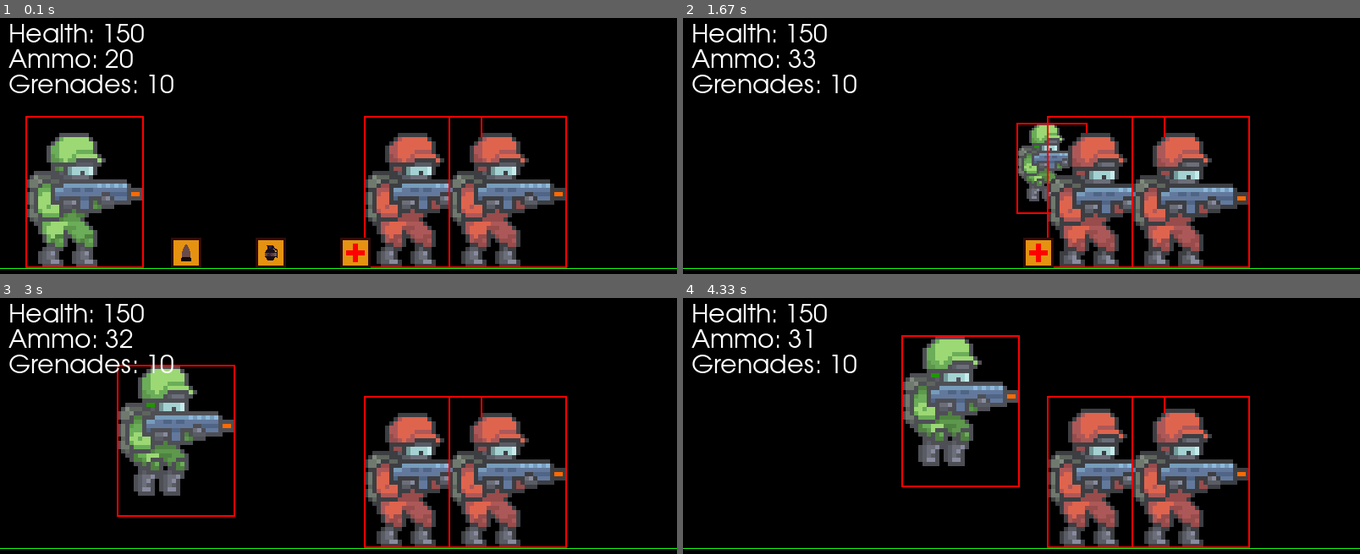
Above: before the commit, frames 1-4 (two rows, left to right).
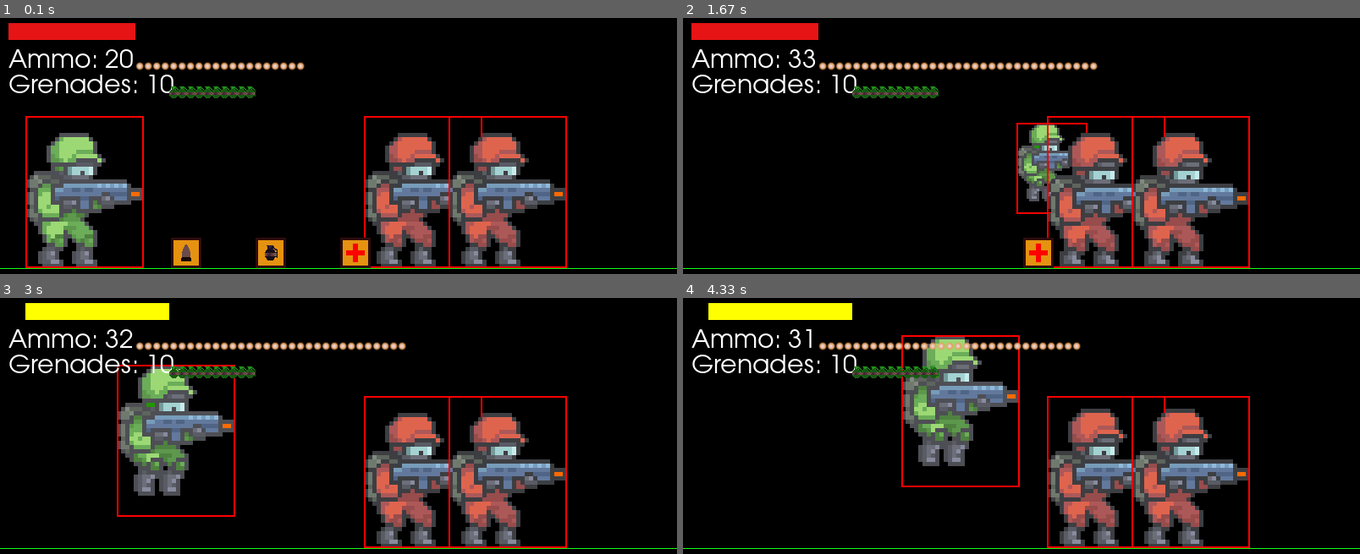
Above: after the commit, the same moments.

Repository: olibark/ALEVEL
Game: pygame game, started from PyGame/PART2ON/main.py
The game is run twice, just before and just after one commit, with the same random seed, the same clock (stepped at 60 frames per second) and the same inputs.
Inputs:
- Up to frame 1 (0.1 s): no input
- Up to frame 2 (1.67 s): tap J at 0.33, 0.82 s; hold D 0.67-1.13 s; tap Space at 0.73, 1.03, 1.23, 1.53 s; hold D 1.17-1.63 s; tap Shift at 1.32 s
- Up to frame 3 (3 s): hold A 1.67-2.2 s; tap Space at 1.73, 2.03, 2.3, 2.6, 2.73 s; hold A 2.23-2.63 s; tap J at 2.38 s; hold D from 2.67 s (still down); tap Shift at 2.82 s
- Up to frame 4 (4.33 s): tap Space at 3.03, 3.4, 3.7, 3.9, 4.2 s; release D at 3.3 s; hold A 3.33-3.8 s; hold D 3.83-4.3 s; tap J at 3.98 s

The runs differ from the first frame. In frame 1, 2.5% of the frame differs, in the area x 1-45%, y 1-32%; in frame 2, 2.9%; in frame 3, 3.0%, in the area x 1-60%, y 1-32%; in frame 4, 3.0%.

Commit message:
commit for code

Diff:
--- a/PyGame/PART2ON/background.py
+++ b/PyGame/PART2ON/background.py
@@ -10,7 +10,30 @@
     img = textFont.render(text, True, colour)
     screen.blit(img, (x, y))
 
-def drawBars(player, screen):
-    drawText(f"Health: {player.health}", c.WHITE, screen, 10, 10)
+class DrawHealthBar:
+    def __init__(self, x, y, health, maxHealth, extraHealth, screen):
+        self.x = x
+        self.y = y
+        self.health = health
+        self.maxHealth = maxHealth
+        self.extraHealth = extraHealth
+    def draw(self, health, player, screen):
+
+        self.health = health
+        if not player.extraHealth:
+            ratio = self.health / self.maxHealth - 50
+            pygame.draw.rect(screen, c.RED, (self.x, self.y, 150, 20))
+            pygame.draw.rect(screen, c.GREEN, (self.x, self.y, 150 * ratio, 20))
+        elif player.extraHealth:
+            pygame.draw.rect(screen, c.YELLOW, (self.x + 20, self.y, 170, 20))
+
+def drawBars(player, screen, healthBar):
+    healthBar.draw(player.health, player, screen)
+
     drawText(f"Ammo: {player.ammo}", c.WHITE, screen, 10, 40)
+    for i in range(player.ammo):
+        screen.blit(c.bulletImage, (160 + (i * 10), 56))
+
     drawText(f"Grenades: {player.grenades}", c.WHITE, screen, 10, 70)
+    for i in range(player.grenades):
+        screen.blit(c.grenadeImage, (200 + (i * 10), 85))
--- a/PyGame/PART2ON/bullet.py
+++ b/PyGame/PART2ON/bullet.py
@@ -5,7 +5,7 @@
 class Bullet(pygame.sprite.Sprite):
     def __init__(self, x, y, direction, player):
         pygame.sprite.Sprite.__init__(self)
-        self.image = c.bulletImg
+        self.image = c.bulletImage
         self.rect = self.image.get_rect()
         self.speed = 10
         self.rect.center = (x, y)
--- a/PyGame/PART2ON/constants.py
+++ b/PyGame/PART2ON/constants.py
@@ -1,8 +1,10 @@
 import os
 
+
+
 CLEAR = 'cls' if os.name == 'nt' else 'clear'
-WIDTH = os.environ.get('WIDTH', 800)  # Default to 800 if not set
-HEIGHT = os.environ.get('HEIGHT', 600)  # Default to 600 if not set
+WIDTH = 800
+HEIGHT = 600
 GRAVITY = 0.75
 GROUND = 300
 FPS = 60
@@ -12,6 +14,8 @@
 BACKGROUND = (0, 0, 0)
 GREEN = (20, 255, 20)
 WHITE = (255, 255, 255)
+RED = (230, 20, 20)
+YELLOW = (255, 255, 0)
 
 # Font placeholder; initialized after pygame.init()
 textFont = None
@@ -20,7 +24,7 @@
 movingLeft = False
 
 movingRight = False
-bulletImg = None
+bulletImage = None
 grenadeImage = None
 explosionImage = None
 ammoBoxImage = None
--- a/PyGame/PART2ON/init.py
+++ b/PyGame/PART2ON/init.py
@@ -19,7 +19,7 @@
     os.system(c.CLEAR)  # Clear terminal depending on OS
     screen = pygame.display.set_mode((c.WIDTH, c.HEIGHT))
 
-    c.bulletImg = pygame.image.load(os.path.join(os.path.dirname(os.path.abspath(__file__)), 'img', 'icons', 'bullet.png')).convert_alpha()
+    c.bulletImage = pygame.image.load(os.path.join(os.path.dirname(os.path.abspath(__file__)), 'img', 'icons', 'bullet.png')).convert_alpha()
     c.grenadeImage = pygame.image.load(os.path.join(os.path.dirname(os.path.abspath(__file__)), 'img', 'icons', 'grenade.png')).convert_alpha()
     c.explosionImage = pygame.image.load(os.path.join(os.path.dirname(os.path.abspath(__file__)), 'img', 'explosion', 'exp1.png')).convert_alpha()
     c.ammoBoxImage = pygame.image.load(os.path.join(os.path.dirname(os.path.abspath(__file__)), 'img', 'icons', 'ammo_box.png')).convert_alpha()
@@ -37,14 +37,13 @@
 
     #(char_type, x, y, scale, speed, ammo, grenades)
     player = pl.Player('player', **stats['player'])
+    healthBar = bg.DrawHealthBar(10, 10, player.health, player.maxHealth, player.extraHealth, screen)
 
-    itemBox = it.Item('health', 100, c.GROUND - 40, player)
+    itemBox = it.Item('health', 400, c.GROUND - 40, player)
     it.itemBoxGroup.add(itemBox)
     itemBox = it.Item('ammo', 200, c.GROUND - 40, player)
     it.itemBoxGroup.add(itemBox)
     itemBox = it.Item('grenade', 300, c.GROUND - 40, player)
-    it.itemBoxGroup.add(itemBox)
-    itemBox = it.Item('health', 400, c.GROUND - 40, player)
     it.itemBoxGroup.add(itemBox)
 
     enemies = [
@@ -56,4 +55,4 @@
 
     bg.drawBG(screen, c.BACKGROUND)
 
-    return screen, pl.enemyGroup, player, clock
+    return screen, pl.enemyGroup, player, clock, healthBar
--- a/PyGame/PART2ON/loop.py
+++ b/PyGame/PART2ON/loop.py
@@ -5,7 +5,7 @@
 import items as it
 import background as bg
 
-def main_loop(player, enemyGroup, screen):
+def main_loop(player, enemyGroup, screen, healthBar):
 
     bg.drawBG(screen, c.BACKGROUND)  # draw background
     # player and enemy draw order
@@ -26,7 +26,7 @@
     # update and draw groups
     b.bulletGroup.update(player, enemyGroup)
     g.grenadeGroup.update(player, enemyGroup)
-    g.explosionGroup.update(player, enemyGroup)  # <-- keep args to deliver damage once
+    g.explosionGroup.update(player, enemyGroup)
     it.itemBoxGroup.update(player)
     #draw
     b.bulletGroup.draw(screen)
@@ -34,7 +34,7 @@
     g.explosionGroup.draw(screen)
     it.itemBoxGroup.draw(screen)
 
-    bg.drawBars(player, screen)
+    bg.drawBars(player, screen, healthBar)
 
     if player.alive:
         if c.shooting:
--- a/PyGame/PART2ON/main.py
+++ b/PyGame/PART2ON/main.py
@@ -2,10 +2,10 @@
 import constants as c
 
 (screen, enemyGroup,
-    player, clock) = init.Init()
+    player, clock, healthBar) = init.Init()
 
 while c.running:
     clock.tick(c.FPS)  # set FPS
-    loop.main_loop(player, enemyGroup, screen) #main loopaa
+    loop.main_loop(player, enemyGroup, screen, healthBar) #main loopaa
 
 pygame.quit()
--- a/PyGame/PART2ON/player.py
+++ b/PyGame/PART2ON/player.py
@@ -23,6 +23,7 @@
         self.scale = scale
         self.direction = 1
 
+        self.extraHealth = False
         self.maxHealth = c.MAX_HEALTH
         self.maxGrenades = c.MAX_GRENADES
         self.maxAmmo = c.MAX_AMMO
@@ -177,7 +178,6 @@
                 self)
             b.bulletGroup.add(bullet)
             self.ammo -= 1
-            print(f"Ammo left: {self.ammo}")
 
     def update(self):
         self.checkAlive()
@@ -192,6 +192,8 @@
             self.health = 0
             self.speed = 0
             self.updateAction(3) #3 = death
+        if self.health > 100:
+            self.extraHealth = True
 
 
 enemyGroup = pygame.sprite.Group()
